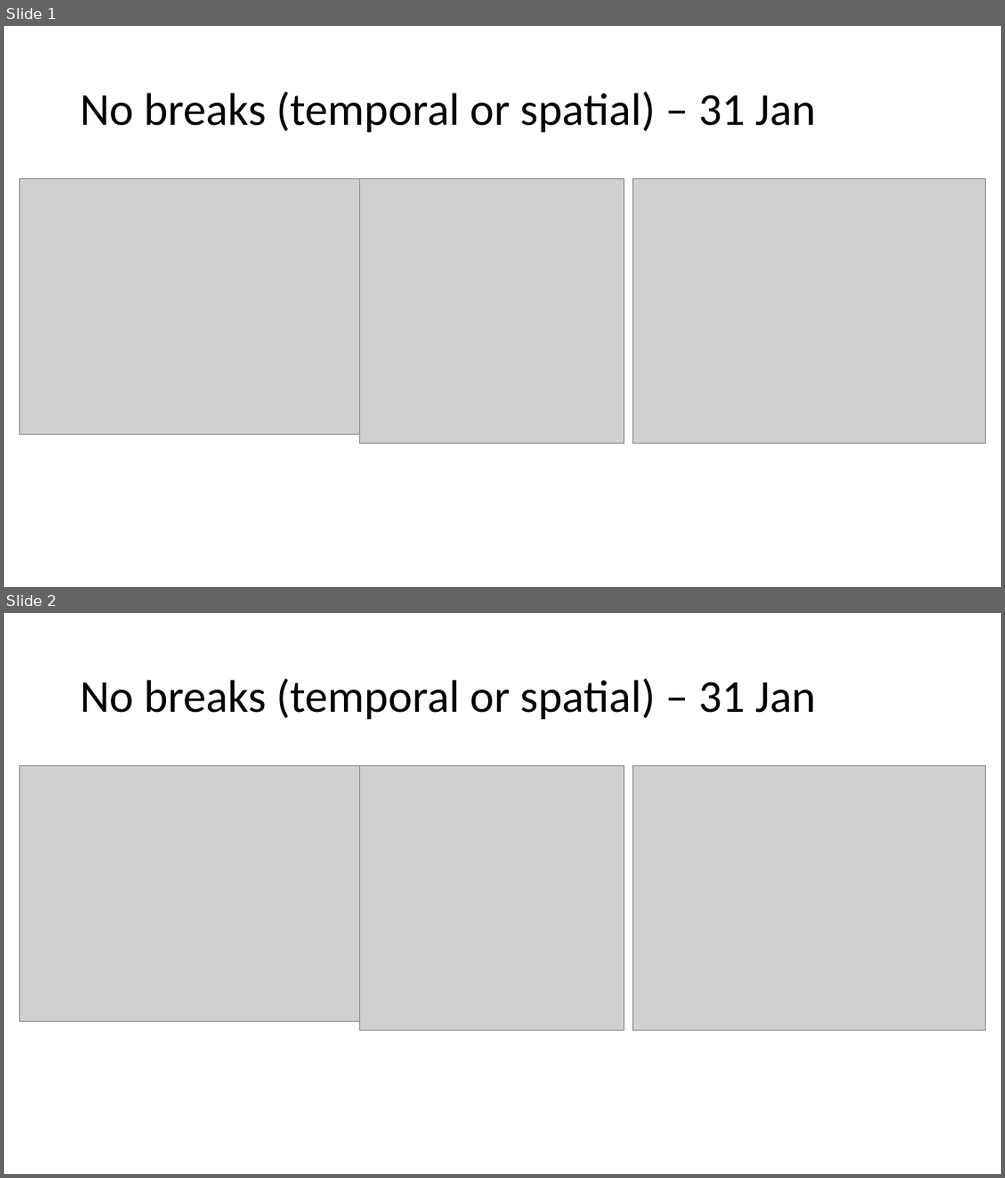
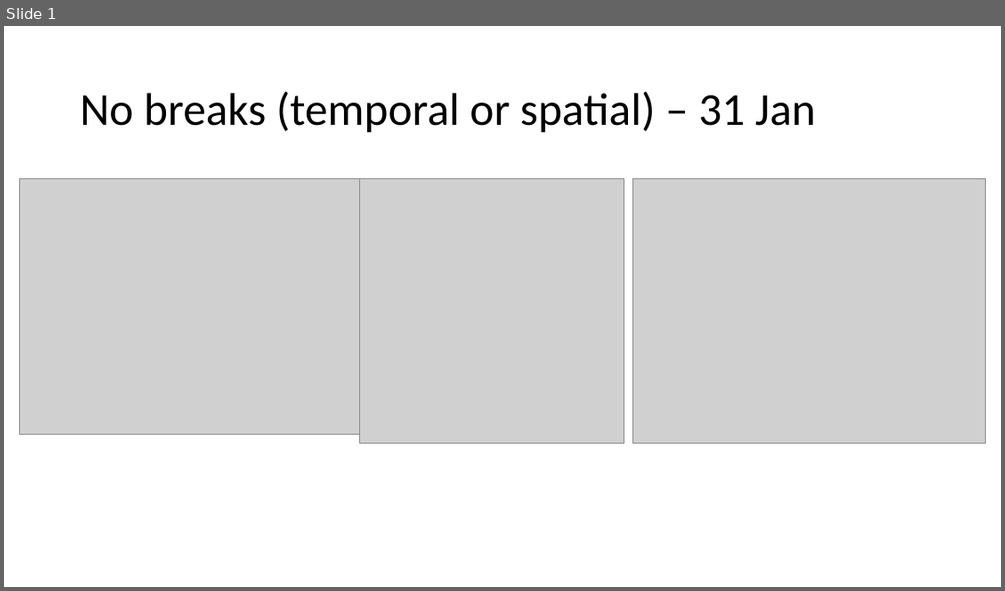
Before and after one commit to mkapur/sab-growth, a slide deck: writing/results slides.pptx. Shown one above the other, each under a label of ours: slides 1 and 2 before the commit, slide 1 after it. The pictures are 1005x1178 and 1005x591 pixels, drawn with LibreOffice and Linux fonts; fonts in the diff are those of the drawing; grey boxes stand for pictures. Boxes give left, top, right and bottom in pixels: in the first picture for what was removed or moved away, otherwise in the second. Text is boxed around its words. In the diff, an @@ line names an element or a change of style, - is before the commit and + after.

```diff
--- a/writing/results slides.pptx
+++ b/writing/results slides.pptx
@@ slide 2 removed at [4, 613, 1001, 1174], background #FFFFFF @@
@@ title removed at [80, 678, 816, 720] @@
-No breaks (temporal or spatial) – 31 Jan
@@ picture removed at [20, 766, 360, 1022] @@
@@ picture removed at [359, 765, 623, 1030] @@
@@ picture removed at [633, 765, 986, 1030] @@
```
Also in this commit, not shown: 1 slide added.
